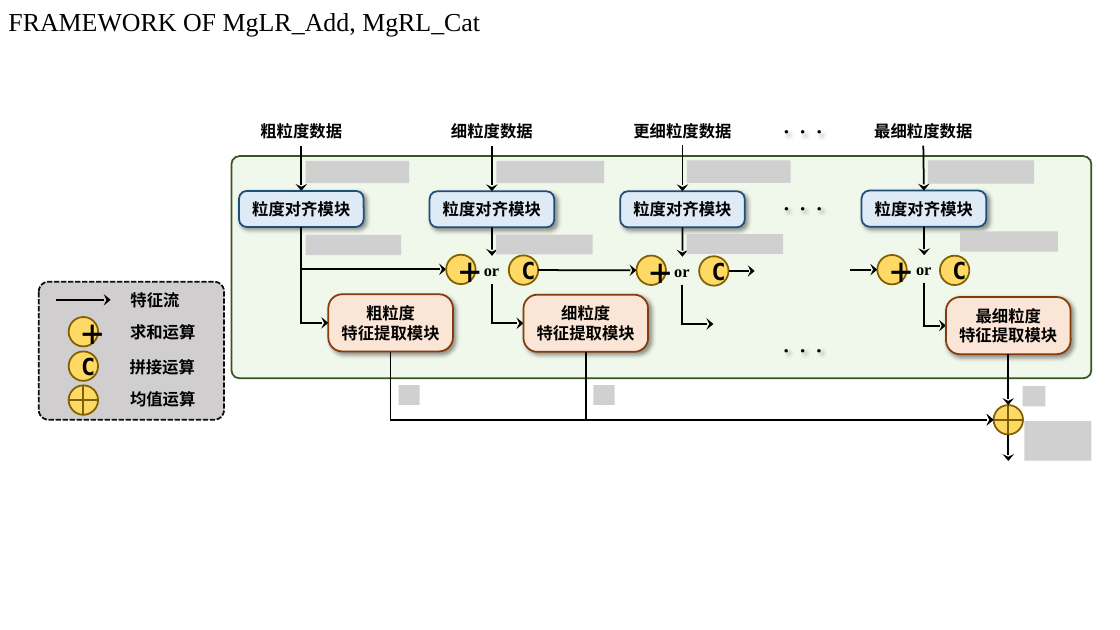
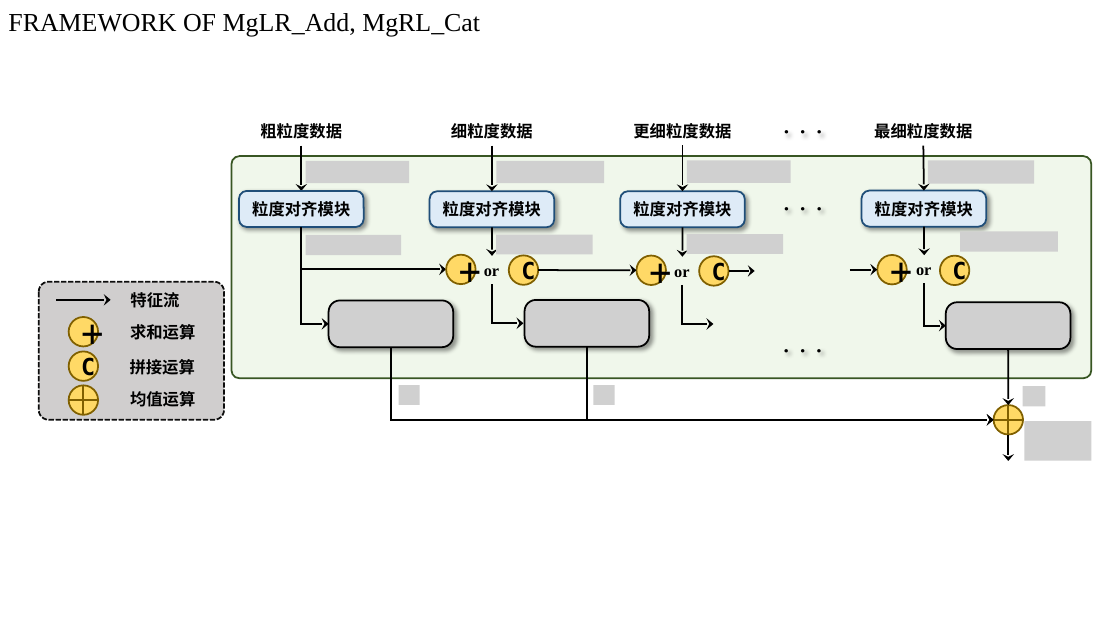
Before and after one commit to KarryRen/MgRL-CE, a slide deck: slide 5 of images/MgRL_CE_Images.pptx. Drawn at 1120x630 pixels with LibreOffice and Linux fonts; fonts in the diff are those of the drawing; grey boxes stand for pictures. Boxes give left, top, right and bottom in pixels: in the first picture for what was removed or moved away, otherwise in the second. Text is boxed around its words. In the diff, an @@ line names an element or a change of style, - is before the commit and + after.

Commit message:
update iamge

```diff
--- a/images/MgRL_CE_Images.pptx
+++ b/images/MgRL_CE_Images.pptx
@@ elbow arrow (302, 227) - (329, 324): route changed @@
@@ rounded rectangle removed at bbox=[329, 294, 453, 351] @@
-粗粒度
-特征提取模块
@@ rounded rectangle removed at bbox=[523, 295, 648, 352] @@
-细粒度
-特征提取模块
@@ rounded rectangle removed at bbox=[946, 297, 1070, 355] @@
-最细粒度
-特征提取模块
@@ picture added at bbox=[329, 301, 453, 348] @@
@@ picture added at bbox=[524, 300, 649, 347] @@
@@ picture added at bbox=[946, 302, 1070, 350] @@
@@ elbow arrow moved from (391, 351) - (994, 420) to (391, 347) - (994, 420) @@
@@ elbow arrow moved from (586, 352) - (994, 420) to (587, 347) - (994, 420) @@
@@ arrow moved from (1008, 355) - (1008, 405) to (1008, 350) - (1008, 405) @@
```
